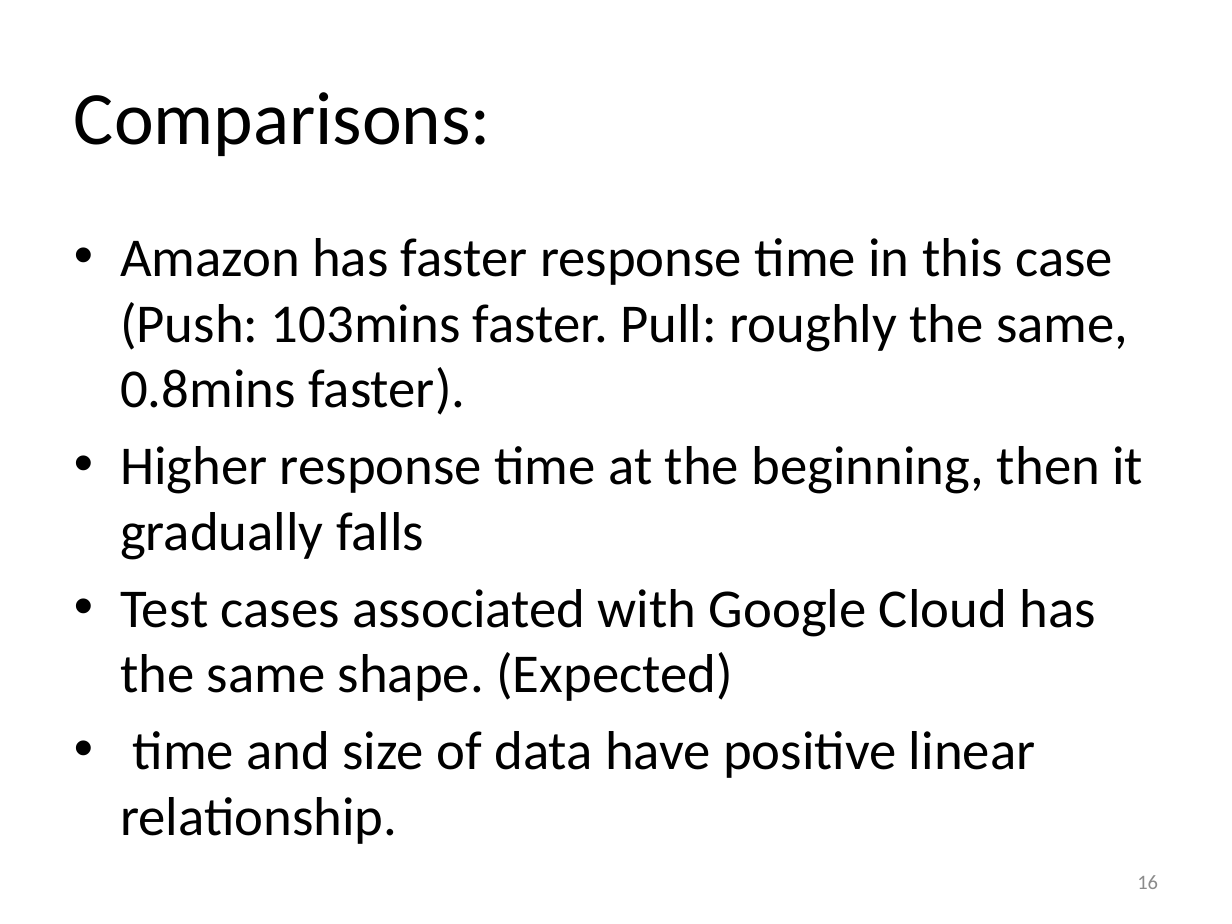
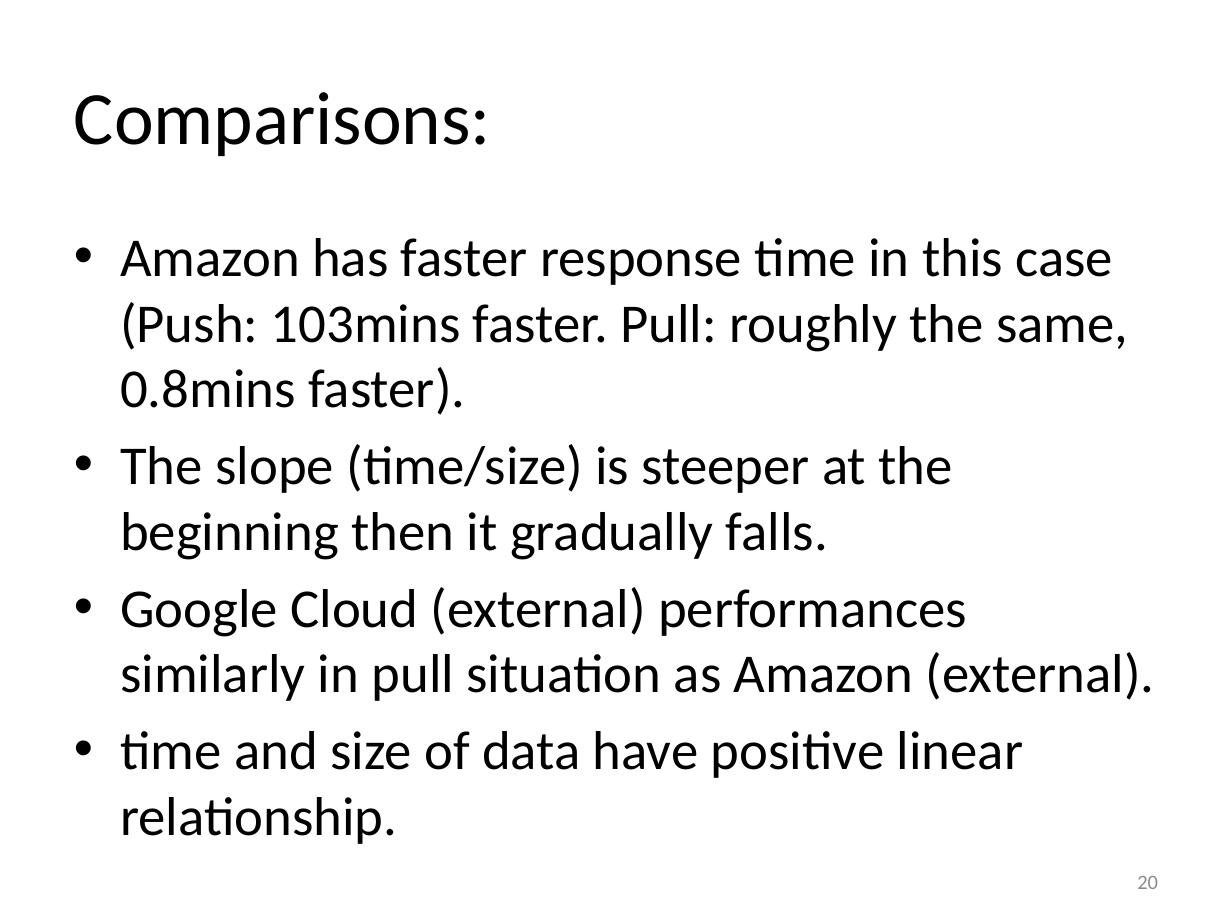
Before and after one commit to FYJen/GoogleCloud, a slide deck: slide 20 of Performance_Testing/Google Cloud Performance Test and SGE install .pptx (slide 16 before the commit). Drawn at 1232x924 pixels with LibreOffice and Linux fonts; fonts in the diff are those of the drawing. Boxes give left, top, right and bottom in pixels: in the first picture for what was removed or moved away, otherwise in the second. Text is boxed around its words. In the diff, an @@ line names an element or a change of style, - is before the commit and + after.

Commit message:
updated ppt

```diff
--- a/Performance_Testing/Google Cloud Performance Test and SGE install .pptx
+++ b/Performance_Testing/Google Cloud Performance Test and SGE install .pptx
@@ text at (120,444,1155,701): text changed @@
-• Higher response time at the beginning, then it gradually falls
-• Test cases associated with Google Cloud has the same shape. (Expected)
+• The slope (time/size) is steeper at the beginning then it gradually falls.
+• Google Cloud (external) performances similarly in pull situation as Amazon (external).
@@ page number at (1137,876,1158,889): text changed @@
-16
+20
```
Also in this commit, not shown: 8 other slides changed, 4 slides added.
